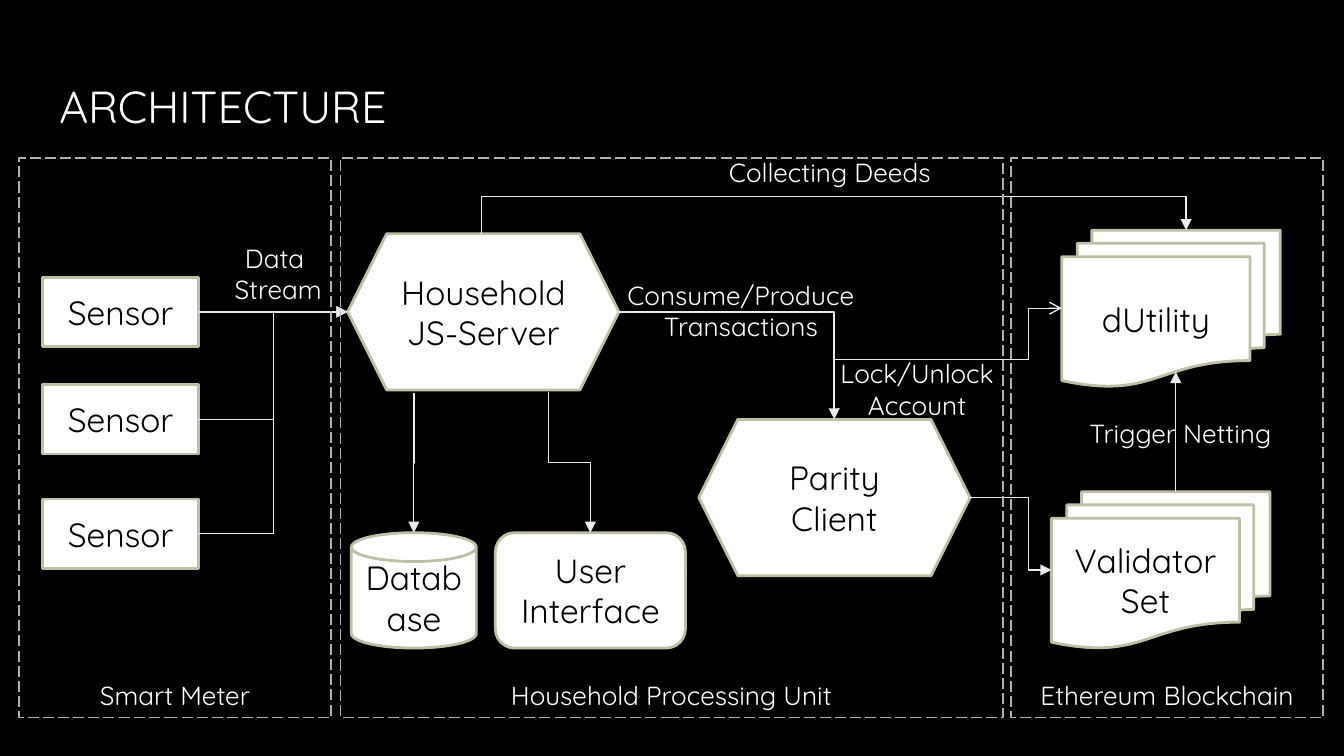
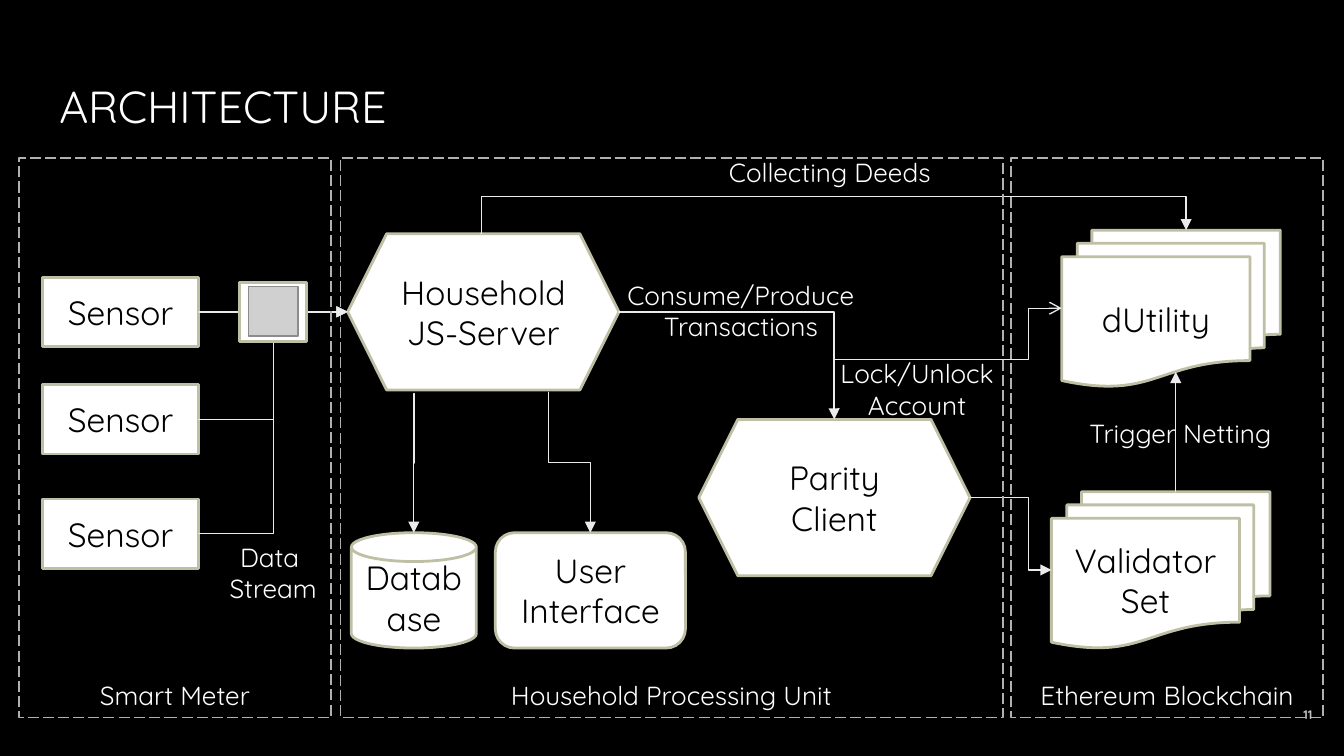
Before and after one commit to JacobEberhardt/decentralized-energy-trading, a slide deck: slide 11 of documentation/Milestone Presentation.pptx. Drawn at 1344x756 pixels with LibreOffice and Linux fonts; fonts in the diff are those of the drawing; grey boxes stand for pictures; background and template pictures are left out. Boxes give left, top, right and bottom in pixels: in the first picture for what was removed or moved away, otherwise in the second. Text is boxed around its words. In the diff, an @@ line names an element or a change of style, - is before the commit and + after.

Commit message:
Update Milestone presentation
- update architecture
- include tips from Jacob
- include benchmarks

```diff
--- a/documentation/Milestone Presentation.pptx
+++ b/documentation/Milestone Presentation.pptx
@@ rectangle added at box(239, 282, 306, 341), fill #FFFFFF, outline #BFBFA5 1.5 pt @@
@@ picture added at box(249, 286, 298, 336) @@
@@ text "Data": place and size @@
-text "Data" at box(235, 249, 322, 300)
+text "Data" at box(230, 548, 317, 599)
@@ page number added at box(1303, 710, 1312, 719), 6.8 pt, text #BFBFBF, bold @@
+11
```
Also in this commit, not shown: 16 other slides changed, 2 slides added.
